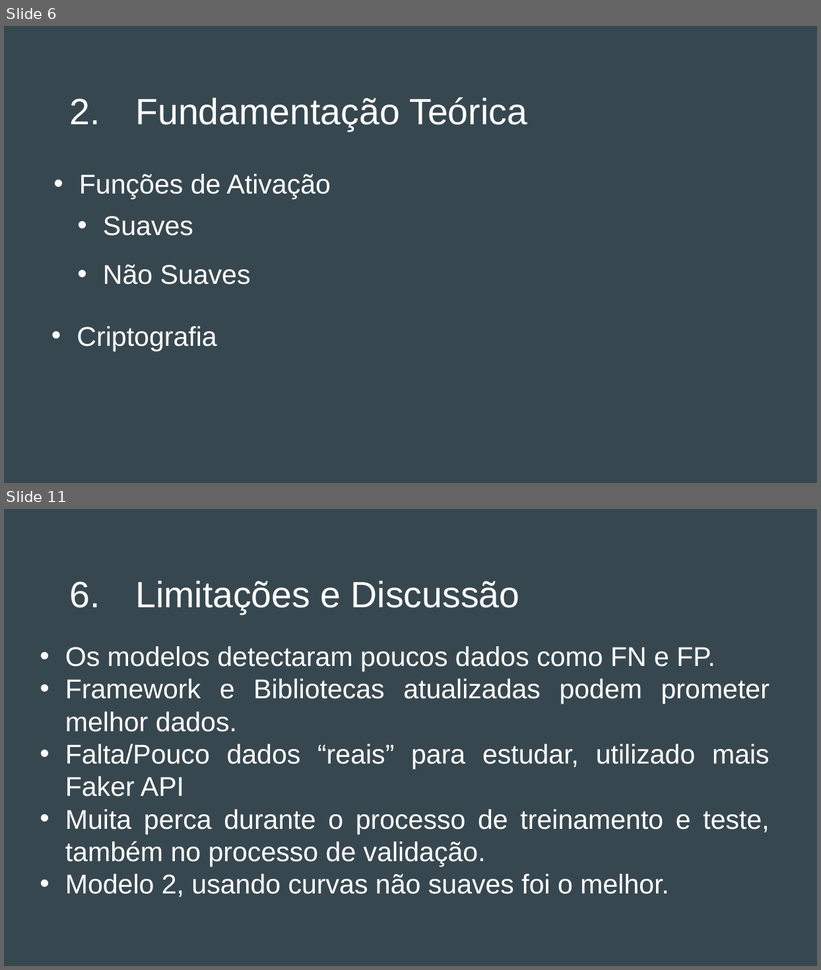
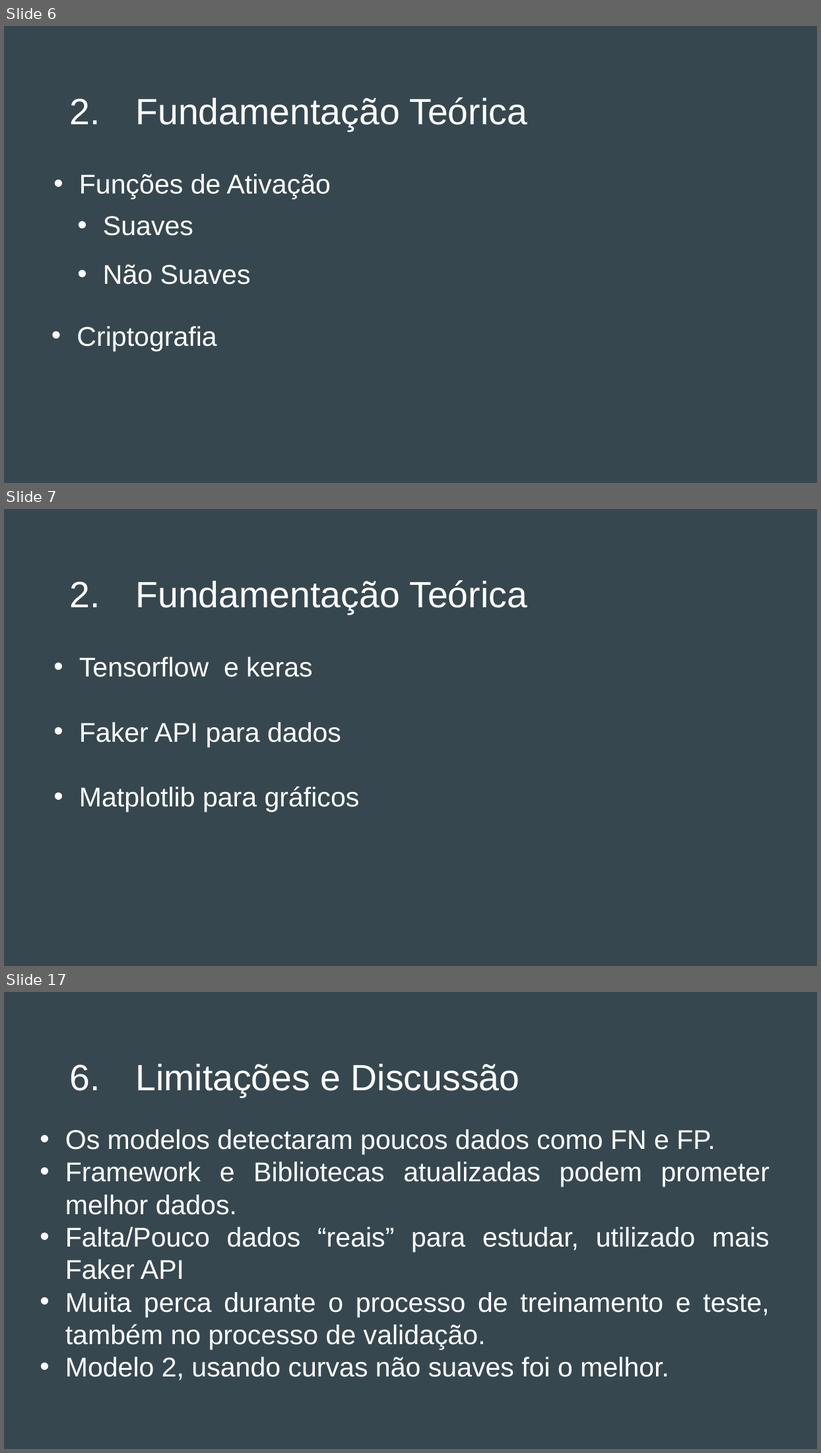
Before and after one commit to Dom-Juan/TCC-3, a slide deck: Apresentação do TCC 3 - Final.pptx. Shown one above the other, each under a label of ours: slides 6 and 11 before the commit, slides 6, 7 and 17 after it; the slides between them are not shown. The pictures are 821x970 and 821x1453 pixels, drawn with LibreOffice and Linux fonts; fonts in the diff are those of the drawing. Boxes give left, top, right and bottom in pixels: in the first picture for what was removed or moved away, otherwise in the second. Text is boxed around its words. In the diff, an @@ line names an element or a change of style, - is before the commit and + after.

```diff
--- a/Apresentação do TCC 3 - Final.pptx
+++ b/Apresentação do TCC 3 - Final.pptx
@@ slide 7 added at bbox=[4, 509, 817, 966], background #37474F @@
@@ title added at bbox=[135, 580, 527, 614], 32.4 pt, text #FFFFFF @@
+2. Fundamentação Teórica
@@ text added at bbox=[79, 657, 360, 812], 24 pt, text #FFFFFF @@
+• Tensorflow e keras
+• Faker API para dados
+• Matplotlib para gráficos
@@ what was slide 11 is now slide 17 @@
```
Also in this commit, not shown: 3 slides changed, 9 other slides added, 4 slides removed, 2 other files.
